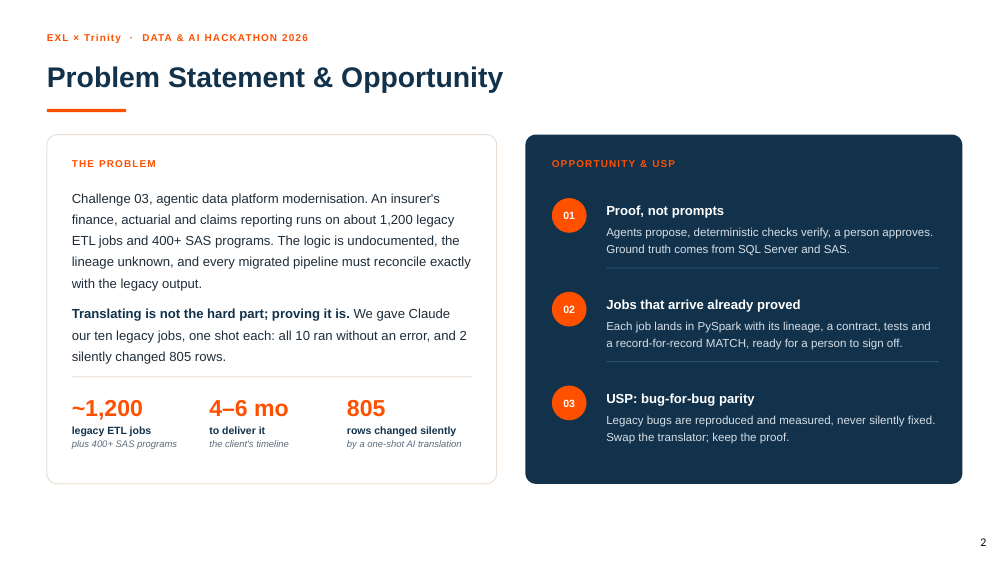
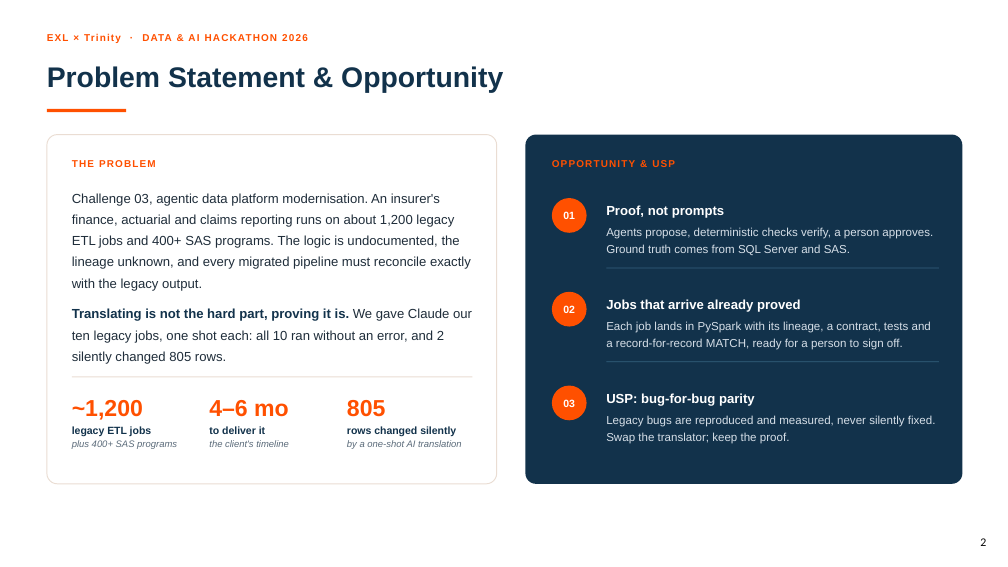
Before and after one commit to Auslogger/lansh-migration-factory, a slide deck: slide 2 of docs/submission/LANSH_EXL_Submission.pptx. Drawn at 1008x567 pixels with LibreOffice and Linux fonts; fonts in the diff are those of the drawing; background and template pictures are left out. Boxes give left, top, right and bottom in pixels: in the first picture for what was removed or moved away, otherwise in the second. Text is boxed around its words. In the diff, an @@ line names an element or a change of style, - is before the commit and + after.

```diff
--- a/docs/submission/LANSH_EXL_Submission.pptx
+++ b/docs/submission/LANSH_EXL_Submission.pptx
@@ text at (72, 308, 472, 364): text changed @@
-Translating is not the hard part; proving it is. We gave Claude our ten legacy jobs, one shot each: all 10 ran without an error, and 2 silently changed 805 rows.
+Translating is not the hard part, proving it is. We gave Claude our ten legacy jobs, one shot each: all 10 ran without an error, and 2 silently changed 805 rows.
```
Also in this commit, not shown: 3 other slides changed, 4 other files.
